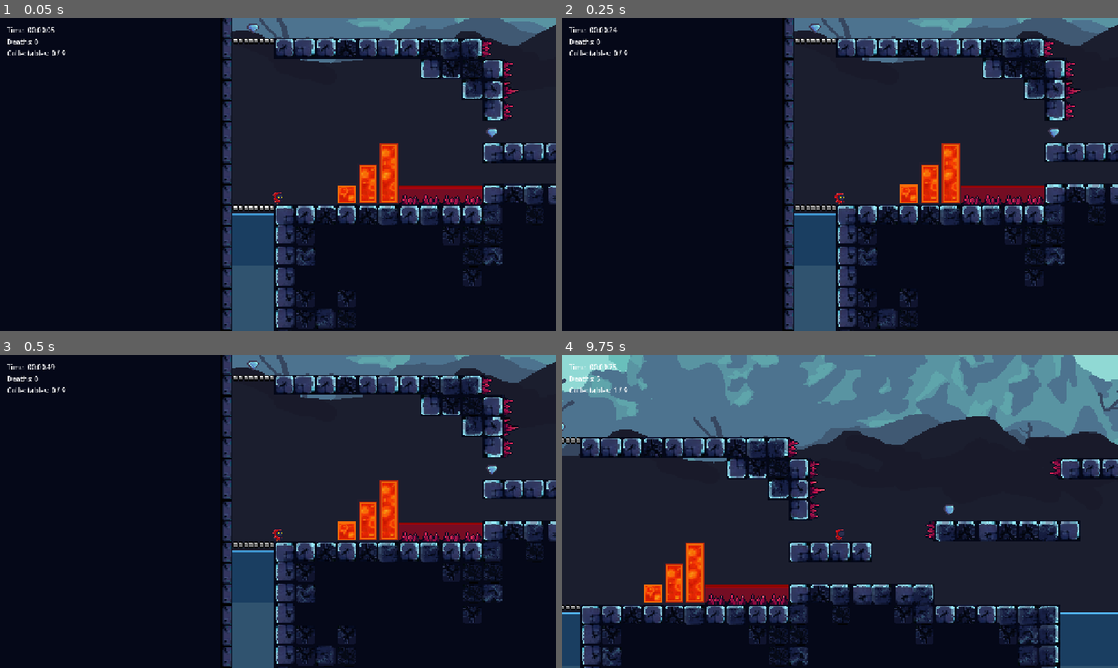
Above: before the commit, frames 1-4 (two rows, left to right).
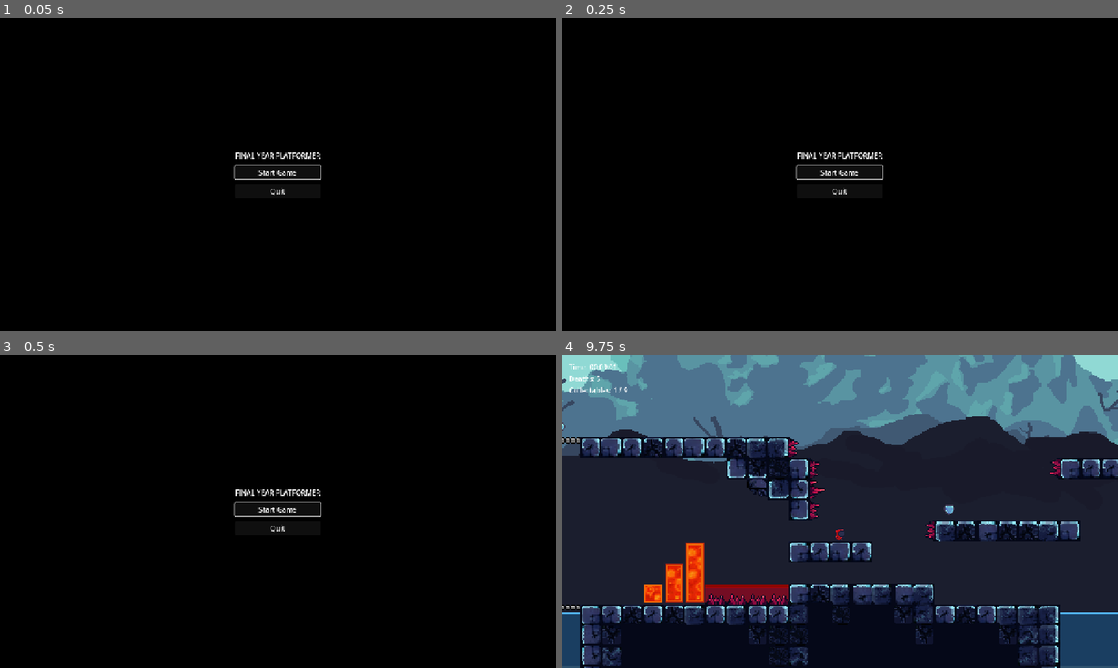
Above: after the commit, the same moments.

Repository: kornelmrozcs/final-year-platformer
Game: Godot game, scene res://scenes/ui/main_menu.tscn
Two runs of this game, one before a commit and one after it. Both use one fixed random seed, a clock stepped at 60 frames per second and the inputs below. Before the commit the project starts from res://scenes/world/level_1.tscn. Sound files missing from this copy of the repository are replaced by a short silence.
Inputs (mouse positions are in pixels of both pictures, inside the frame that each line leads up to):
- Up to frame 1 (0.05 s): no input
- Up to frame 2 (0.25 s): no input
- Up to frame 3 (0.5 s): no input
- Up to frame 4 (9.75 s): click (840, 508) at 0.5 s, where only the run after the commit has a clickable "Start Game"; tap Enter at 1.25 s; hold D (move_right) 1.28-2.78 s; tap Space (jump) at 1.52, 2.27, 3.77, 4.52, 6.02, 7.52, 8.27, 9.02 s; tap F4 (debug_manual_respawn) at 2 s; hold A (move_left) 2.78-3.53 s; hold D (move_right) 3.53-5 s; tap Escape (ui_cancel) at 4.9 s; click (840, 508) at 5 s, where only the run after the commit has a clickable "Resume"; hold A (move_left) 5.78-6.53 s; hold D (move_right) 6.53-7.28 s; hold A (move_left) 7.28-8.78 s; hold D (move_right) from 8.78 s (still down)

The runs differ from the first frame. In frame 1, 42% of the frame differs, in the area x 1-100%, y 0-100%; in frame 2, 42%; in frame 3, 42%; in frame 4, 0.1%.

Commit message:
menu,pause

Diff:
--- a/project.godot
+++ b/project.godot
@@ -11,7 +11,7 @@
 [application]
 
 config/name="final-year-platformer"
-run/main_scene="uid://barinevhvak4i"
+run/main_scene="res://scenes/ui/main_menu.tscn"
 config/features=PackedStringArray("4.6", "GL Compatibility")
 config/icon="res://icon.svg"
 
@@ -31,6 +31,11 @@
 
 [input]
 
+pause_game={
+"deadzone": 0.2,
+"events": [Object(InputEventKey,"resource_local_to_scene":false,"resource_name":"","device":-1,"window_id":0,"alt_pressed":false,"shift_pressed":false,"ctrl_pressed":false,"meta_pressed":false,"pressed":false,"keycode":0,"physical_keycode":4194305,"key_label":0,"unicode":0,"location":0,"echo":false,"script":null)
+]
+}
 jump={
 "deadzone": 0.2,
 "events": [Object(InputEventKey,"resource_local_to_scene":false,"resource_name":"","device":-1,"window_id":0,"alt_press …(191 unchanged characters)…
--- /dev/null
+++ b/scenes/ui/main_menu.tscn
@@ -0,0 +1,47 @@
+[gd_scene load_steps=2 format=3]
+
+[ext_resource type="Script" path="res://scripts/ui/main_menu.gd" id="1_main"]
+
+[node name="MainMenu" type="Control"]
+layout_mode = 3
+anchors_preset = 15
+anchor_right = 1.0
+anchor_bottom = 1.0
+grow_horizontal = 2
+grow_vertical = 2
+script = ExtResource("1_main")
+
+[node name="ColorRect" type="ColorRect" parent="."]
+layout_mode = 1
+anchors_preset = 15
+anchor_right = 1.0
+anchor_bottom = 1.0
+grow_horizontal = 2
+grow_vertical = 2
+color = Color(0, 0, 0, 1)
+
+[node name="CenterContainer" type="CenterContainer" parent="."]
+layout_mode = 1
+anchors_preset = 15
+anchor_right = 1.0
+anchor_bottom = 1.0
+grow_horizontal = 2
+grow_vertical = 2
+
+[node name="VBoxContainer" type="VBoxContainer" parent="CenterContainer"]
+layout_mode = 2
+theme_override_constants/separation = 12
+alignment = 1
+
+[node name="TitleLabel" type="Label" parent="CenterContainer/VBoxContainer"]
+layout_mode = 2
+text = "FINAL YEAR PLATFORMER"
+horizontal_alignment = 1
+
+[node name="StartButton" type="Button" parent="CenterContainer/VBoxContainer"]
+layout_mode = 2
+text = "Start Game"
+
+[node name="QuitButton" type="Button" parent="CenterContainer/VBoxContainer"]
+layout_mode = 2
+text = "Quit"
--- /dev/null
+++ b/scenes/ui/pause_menu.tscn
@@ -0,0 +1,43 @@
+[gd_scene load_steps=2 format=3]
+
+[ext_resource type="Script" path="res://scripts/ui/pause_menu.gd" id="1_pause"]
+
+[node name="PauseMenu" type="CanvasLayer"]
+process_mode = 3
+layer = 100
+visible = false
+script = ExtResource("1_pause")
+
+[node name="Overlay" type="ColorRect" parent="."]
+anchors_preset = 15
+anchor_right = 1.0
+anchor_bottom = 1.0
+grow_horizontal = 2
+grow_vertical = 2
+color = Color(0, 0, 0, 0.65)
+
+[node name="CenterContainer" type="CenterContainer" parent="Overlay"]
+layout_mode = 1
+anchors_preset = 15
+anchor_right = 1.0
+anchor_bottom = 1.0
+grow_horizontal = 2
+grow_vertical = 2
+
+[node name="VBoxContainer" type="VBoxContainer" parent="Overlay/CenterContainer"]
+layout_mode = 2
+theme_override_constants/separation = 12
+alignment = 1
+
+[node name="TitleLabel" type="Label" parent="Overlay/CenterContainer/VBoxContainer"]
+layout_mode = 2
+text = "Paused"
+horizontal_alignment = 1
+
+[node name="ResumeButton" type="Button" parent="Overlay/CenterContainer/VBoxContainer"]
+layout_mode = 2
+text = "Resume"
+
+[node name="QuitButton" type="Button" parent="Overlay/CenterContainer/VBoxContainer"]
+layout_mode = 2
+text = "Quit"
--- a/scenes/world/level_1.tscn
+++ b/scenes/world/level_1.tscn
@@ -13,7 +13,7 @@
 auto_scroll_speed = -2.0
 
 [node name="TileMap" parent="Geometry" parent_id_path=PackedInt32Array(325884410) index="0" unique_id=864935402]
-layer_0/tile_data = PackedInt32Array(2883584, 393216, 0, 288 …(48231 unchanged characters)… , 393216, 1610612736, 2621463, 524288, 0)
+layer_0/tile_data = PackedInt32Array(2883584, 393216, 0, 288 …(48231 unchanged characters)… , 393216, 1610612736, 2621463, 524288, 0, 2490376, 655360, 2)
 
 [node name="DeadlySurfaces" parent="Geometry" parent_id_path=PackedInt32Array(325884410) index="1" unique_id=520856858]
 layer_0/tile_data = PackedInt32Array(2818054, 1310721, 3, 2818055, 1310721, 3, 2818056, 1310721, 3, 2621456, 1310721, 1 …(421 unchanged characters)…
--- a/scenes/world/level_template.tscn
+++ b/scenes/world/level_template.tscn
@@ -3,6 +3,7 @@
 [ext_resource type="Script" uid="uid://ct05b2gxaqi07" path="res://scripts/world/level_controller.gd" id="1_o4wlu"]
 [ext_resource type="Texture2D" uid="uid://bnn8jl0srs5k5" path="res://assets/tilemaps/free_tiles.png" id="1_p8h2d"]
 [ext_resource type="PackedScene" uid="uid://ck2i6tgtn6mhj" path="res://scenes/ui/hud.tscn" id="2_2mhyq"]
+[ext_resource type="PackedScene" path="res://scenes/ui/pause_menu.tscn" id="2_pause"]
 [ext_resource type="PackedScene" uid="uid://dhkyobphalxs6" path="res://scenes/player/player.tscn" id="2_21vdc"]
 [ext_resource type="PackedScene" uid="uid://cxsf5siikdsid" path="res://scenes/world/parallax_background.tscn" id="2_brod4"]
 [ext_resource type="PackedScene" uid="uid://t3mi0fv2tfft" path="res://scenes/hazards/fall_death.tscn" id="3_78oux"]
@@ -623,6 +624,8 @@
 
 [node name="HUD" parent="UI" unique_id=1625729993 instance=ExtResource("2_2mhyq")]
 
+[node name="PauseMenu" parent="UI" instance=ExtResource("2_pause")]
+
 [node name="RespawnFade" parent="UI" unique_id=1441649983 instance=ExtResource("3_jxp0u")]
 visible = false
 fade_alpha = 1.0
--- /dev/null
+++ b/scripts/ui/main_menu.gd
@@ -0,0 +1,29 @@
+extends Control
+class_name MainMenu
+
+
+@export_file("*.tscn") var first_level_path: String = "res://scenes/world/level_1.tscn"
+
+@onready var start_button: Button = $CenterContainer/VBoxContainer/StartButton
+@onready var quit_button: Button = $CenterContainer/VBoxContainer/QuitButton
+
+
+func _ready() -> void:
+	GameManager.stop_run()
+
+	if not start_button.pressed.is_connected(_on_start_pressed):
+		start_button.pressed.connect(_on_start_pressed)
+
+	if not quit_button.pressed.is_connected(_on_quit_pressed):
+		quit_button.pressed.connect(_on_quit_pressed)
+
+	start_button.grab_focus()
+
+
+func _on_start_pressed() -> void:
+	GameManager.reset_run()
+	get_tree().change_scene_to_file(first_level_path)
+
+
+func _on_quit_pressed() -> void:
+	get_tree().quit()
--- /dev/null
+++ b/scripts/ui/pause_menu.gd
@@ -0,0 +1,65 @@
+extends CanvasLayer
+class_name PauseMenu
+
+
+@onready var resume_button: Button = $Overlay/CenterContainer/VBoxContainer/ResumeButton
+@onready var quit_button: Button = $Overlay/CenterContainer/VBoxContainer/QuitButton
+
+var is_open: bool = false
+var was_timer_running: bool = false
+
+
+func _ready() -> void:
+	process_mode = Node.PROCESS_MODE_ALWAYS
+	visible = false
+
+	if not resume_button.pressed.is_connected(_on_resume_pressed):
+		resume_button.pressed.connect(_on_resume_pressed)
+
+	if not quit_button.pressed.is_connected(_on_quit_pressed):
+		quit_button.pressed.connect(_on_quit_pressed)
+
+
+func _unhandled_input(event: InputEvent) -> void:
+	if event is InputEventKey and event.echo:
+		return
+
+	if event.is_action_pressed("pause_game") or event.is_action_pressed("ui_cancel"):
+		get_viewport().set_input_as_handled()
+
+		if is_open:
+			_resume_game()
+		else:
+			_pause_game()
+
+
+func _pause_game() -> void:
+	is_open = true
+	was_timer_running = GameManager.timer_running
+	GameManager.stop_run()
+	visible = true
+	get_tree().paused = true
+	resume_button.grab_focus()
+
+
+func _resume_game() -> void:
+	get_tree().paused = false
+	visible = false
+	is_open = false
+
+	if was_timer_running:
+		GameManager.start_run()
+
+
+func _on_resume_pressed() -> void:
+	_resume_game()
+
+
+func _on_quit_pressed() -> void:
+	get_tree().paused = false
+	get_tree().quit()
+
+
+func _exit_tree() -> void:
+	if get_tree() != null:
+		get_tree().paused = false
Not shown, added: scripts/ui/main_menu.gd.uid
Not shown, added: scripts/ui/pause_menu.gd.uid
